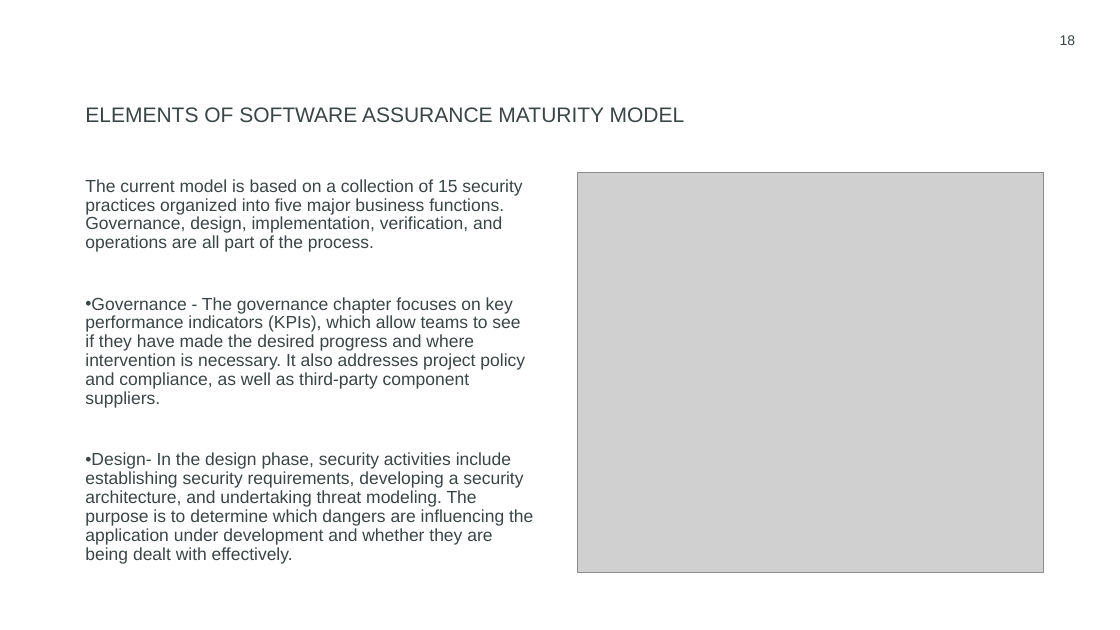
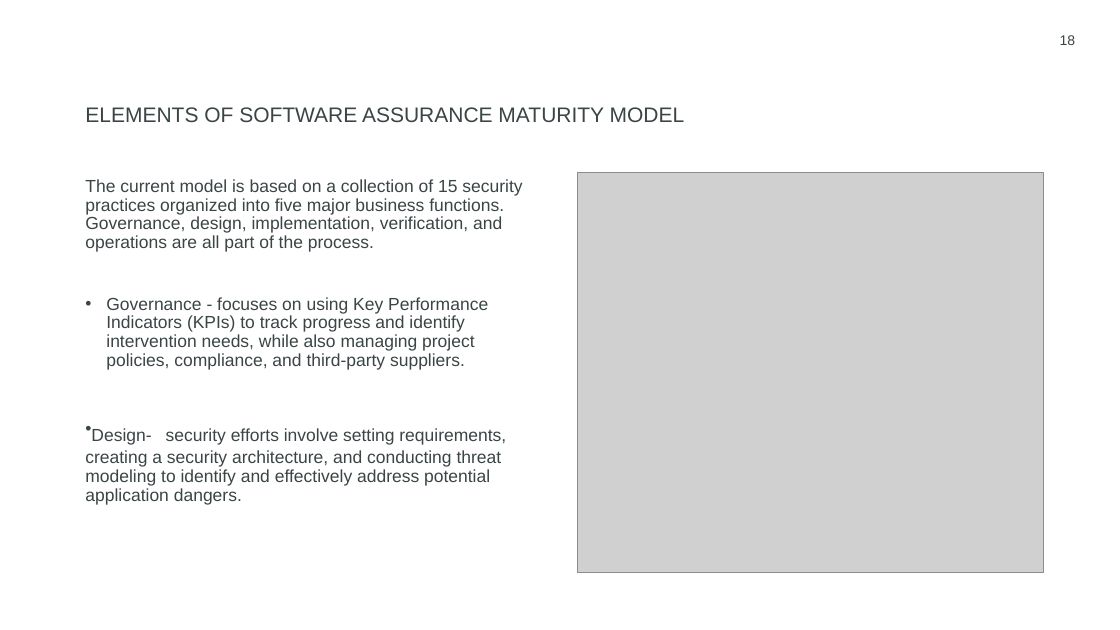
Before and after one commit to rcoon1/GCU-Masters, a slide deck: slide 18 of CYB-690/Topic 2/Security Framework RCoon.pptx. Drawn at 1120x630 pixels with LibreOffice and Linux fonts; fonts in the diff are those of the drawing; grey boxes stand for pictures. Boxes give left, top, right and bottom in pixels: in the first picture for what was removed or moved away, otherwise in the second. Text is boxed around its words. In the diff, an @@ line names an element or a change of style, - is before the commit and + after.

```diff
--- a/CYB-690/Topic 2/Security Framework RCoon.pptx
+++ b/CYB-690/Topic 2/Security Framework RCoon.pptx
@@ text at (x1=85, y1=297, x2=506, y2=505): text changed @@
-• Governance - The governance chapter focuses on key performance indicators (KPIs), which allow teams to see if they have made the desired progress and where intervention is necessary. It also addresses project policy and compliance, as well as third-party component suppliers.
-• Design- In the design phase, security activities include establishing security requirements, developing a security architecture, and undertaking threat modeling. The purpose is to determine which dangers are influencing the application under development and whether they are being dealt with effectively.
+• Governance - focuses on using Key Performance Indicators (KPIs) to track progress and identify intervention needs, while also managing project policies, compliance, and third-party suppliers.
+• Design- security efforts involve setting requirements, creating a security architecture, and conducting threat modeling to identify and effectively address potential application dangers.
```
Also in this commit, not shown: 9 other slides changed, 8 other files.
